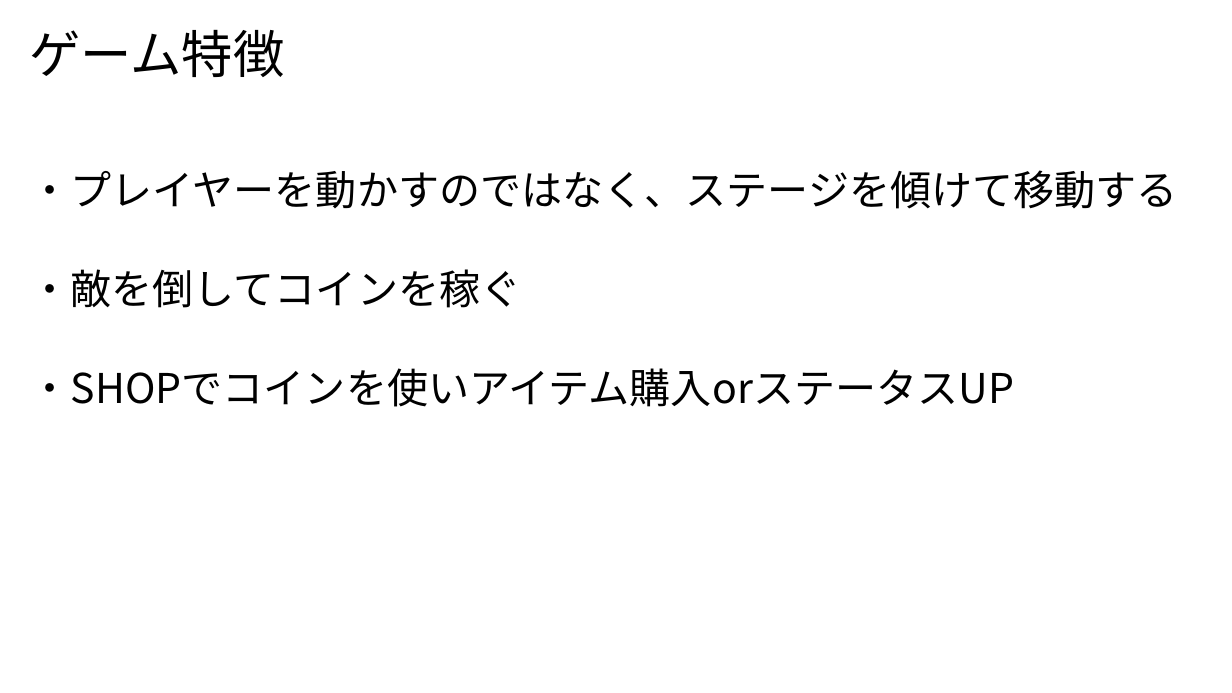
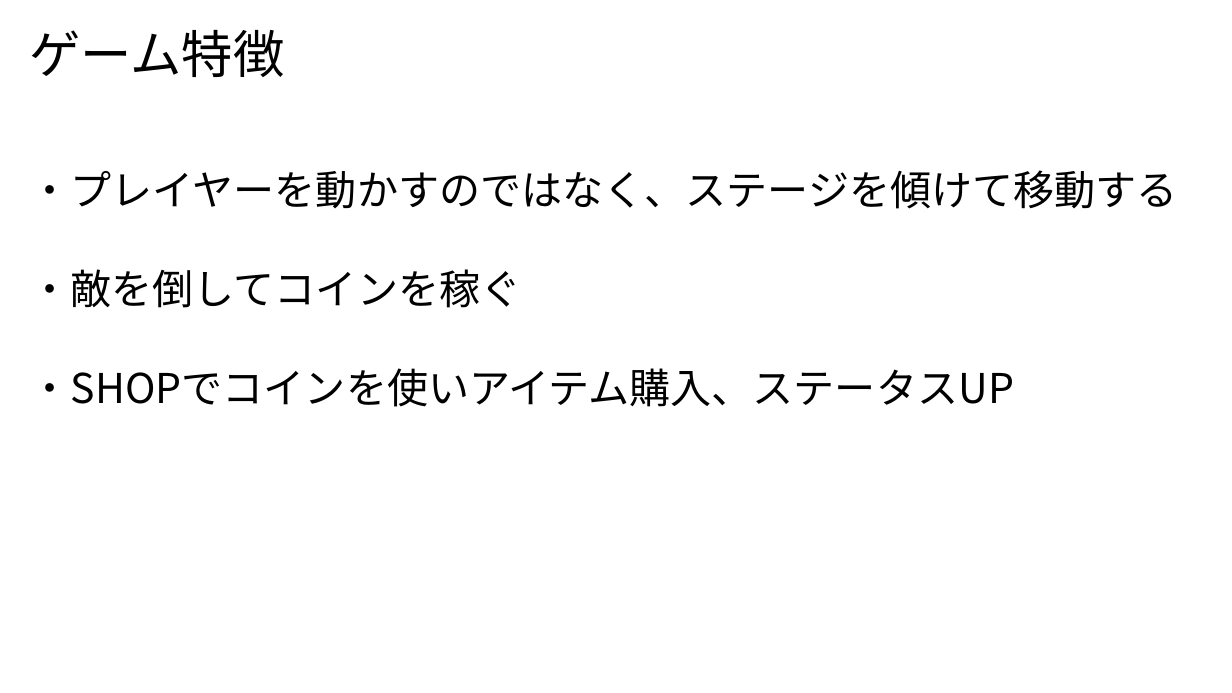
Before and after one commit to egawa110/unitykamo, a slide deck: slide 3 of 企画書.pptx. Drawn at 1232x693 pixels with LibreOffice and Linux fonts; fonts in the diff are those of the drawing. Boxes give left, top, right and bottom in pixels: in the first picture for what was removed or moved away, otherwise in the second. Text is boxed around its words. In the diff, an @@ line names an element or a change of style, - is before the commit and + after.

```diff
--- a/企画書.pptx
+++ b/企画書.pptx
@@ text at box(30, 368, 1015, 407): text changed @@
-・SHOPでコインを使いアイテム購入orステータスUP
+・SHOPでコインを使いアイテム購入、ステータスUP
```
Also in this commit, not shown: 6 other slides changed, 11 other files.
